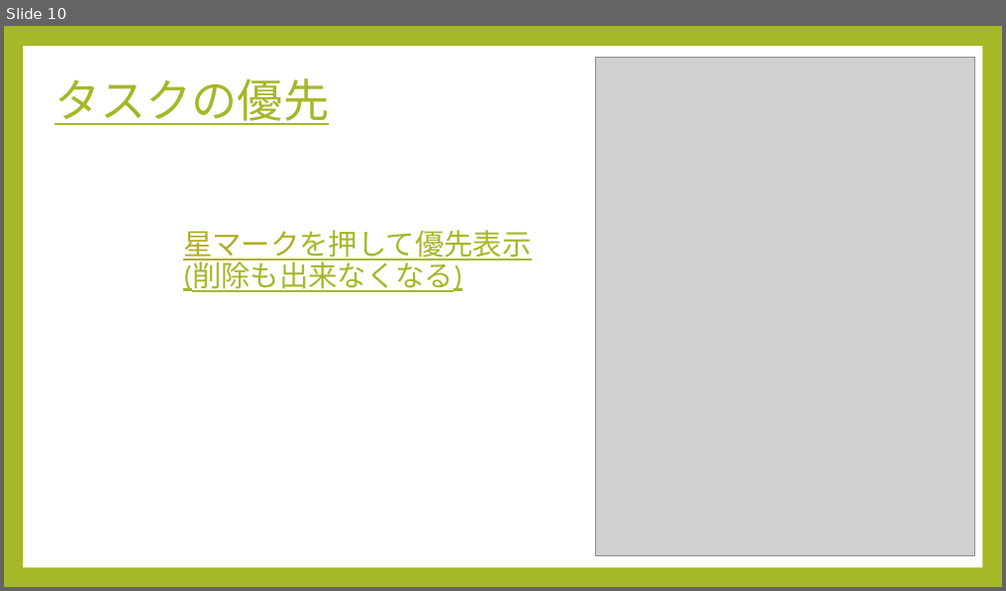
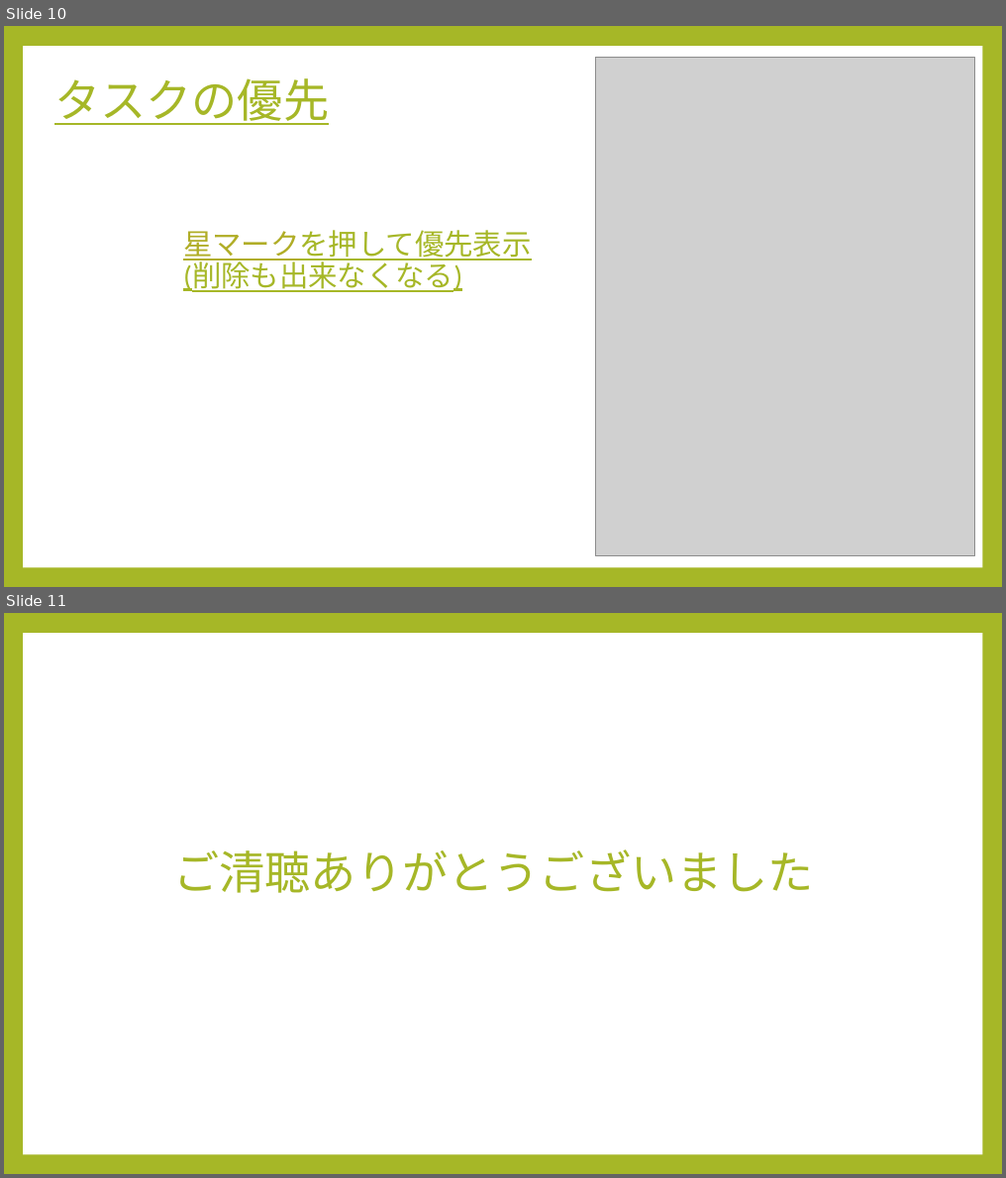
Before and after one commit to nikaidouyuuta/flutter_application_1, a slide deck: pawapo_todo.pptx. Shown one above the other, each under a label of ours: slide 10 before the commit, slides 10 and 11 after it. The pictures are 1006x591 and 1006x1178 pixels, drawn with LibreOffice and Linux fonts; fonts in the diff are those of the drawing; grey boxes stand for pictures. Boxes give left, top, right and bottom in pixels: in the first picture for what was removed or moved away, otherwise in the second. Text is boxed around its words. In the diff, an @@ line names an element or a change of style, - is before the commit and + after.

```diff
--- a/pawapo_todo.pptx
+++ b/pawapo_todo.pptx
@@ slide 11 added at box(4, 613, 1002, 1174), background #A6B727; not listed: 1 template element that a slide beside it also shows @@
@@ title added at box(173, 850, 814, 893), 44 pt, text #A6B727 @@
+ご清聴ありがとうございました
```
Also in this commit, not shown: 1 slide changed, 1 slide removed.
